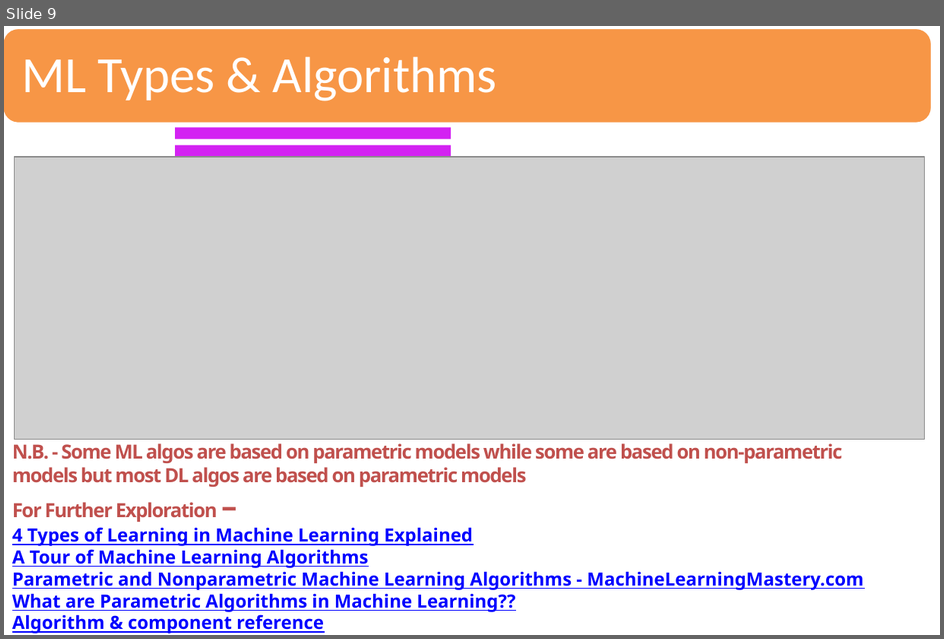
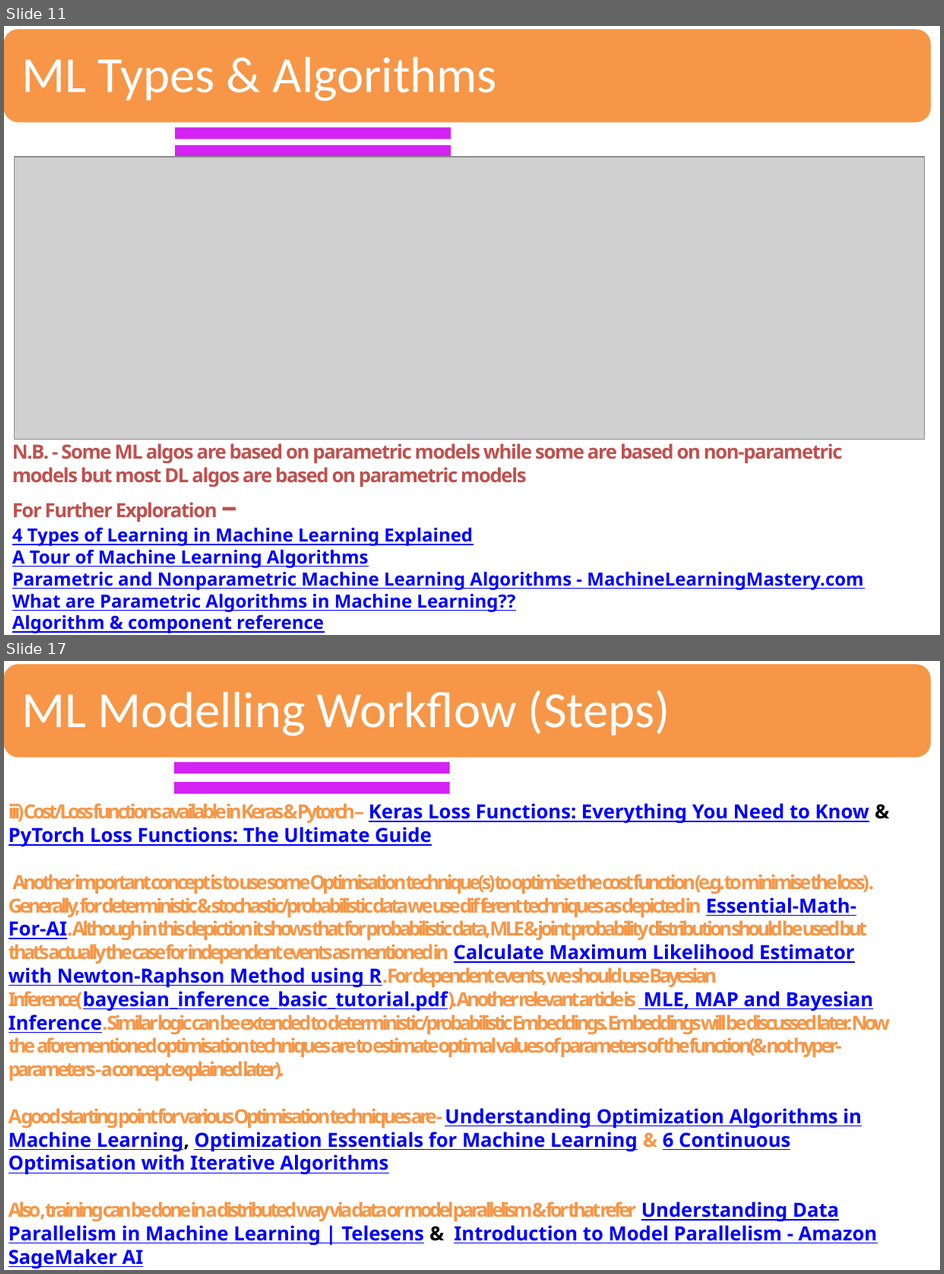
Before and after one commit to sandipray63in/Some_Self_Learning_Decks, a slide deck: AI, ML, DL & Related Topics(WIP).pptx. Shown one above the other, each under a label of ours: slide 9 before the commit, slides 11 and 17 after it; the slides between them are not shown. The pictures are 944x639 and 944x1274 pixels, drawn with LibreOffice and Linux fonts; fonts in the diff are those of the drawing; grey boxes stand for pictures. Boxes give left, top, right and bottom in pixels: in the first picture for what was removed or moved away, otherwise in the second. Text is boxed around its words. In the diff, an @@ line names an element or a change of style, - is before the commit and + after.

```diff
--- a/AI, ML, DL & Related Topics(WIP).pptx
+++ b/AI, ML, DL & Related Topics(WIP).pptx
@@ slide 17 added at <box>4,661,940,1270</box>, background #FFFFFF @@
@@ rounded rectangle added at <box>4,663,933,758</box>, fill #F79646, outline #FFFFFF 2 pt @@
@@ text added at <box>22,690,671,736</box>, 39 pt, text #FFFFFF @@
+ML Modelling Workflow (Steps)
@@ freeform shape added at <box>174,762,451,773</box>, fill #D322F2 @@
@@ freeform shape added at <box>174,782,451,793</box>, fill #D322F2 @@
@@ text added at <box>9,803,891,1268</box>, 15 pt, text #F79646, bold @@
+iii) Cost/Loss functions available in Keras & Pytorch – Keras Loss Functions: Everything You Need to Know & PyTorch Loss Functions: The Ultimate Guide
+Another important concept is to use some Optimisation technique(s) to optimise the cost function (e.g. to minimise the loss) . Generally, for deterministic & stochastic/probabilistic data we use different techniques as depicted in Essential-Math-For-AI. Although in this depiction it shows that for probabilistic data, MLE & joint probability distribution should be used but that’s actually the case for independent events as mentioned in Calculate Maximum Likelihood Estimator with Newton-Raphson Method using R. For dependent events, we should use Bayesian Inference(bayesian_inference_basic_tutorial.pdf). Another relevant article is MLE, MAP and Bayesian Inference. Similar logic can be extended to deterministic/probabilistic Embeddings. Embeddings will be discussed later. Now the aforementioned optimisation techniques are to estimate optimal values of parameters of the function(& not hyper-parameters - a concept explained later).
+A good starting point for various Optimisation techniques are - Understanding Optimization Algorithms in Machine Learning, Optimization Essentials for Machine Learning & 6 Continuous Optimisation with Iterative Algorithms
+Also , training can be done in a distributed way via data or model parallelism & for that refer Understanding Data Parallelism in Machine Learning | Telesens & Introduction to Model Parallelism - Amazon SageMaker AI
@@ what was slide 9 is now slide 11 @@
```
Also in this commit, not shown: 8 slides changed, 7 other slides added.
